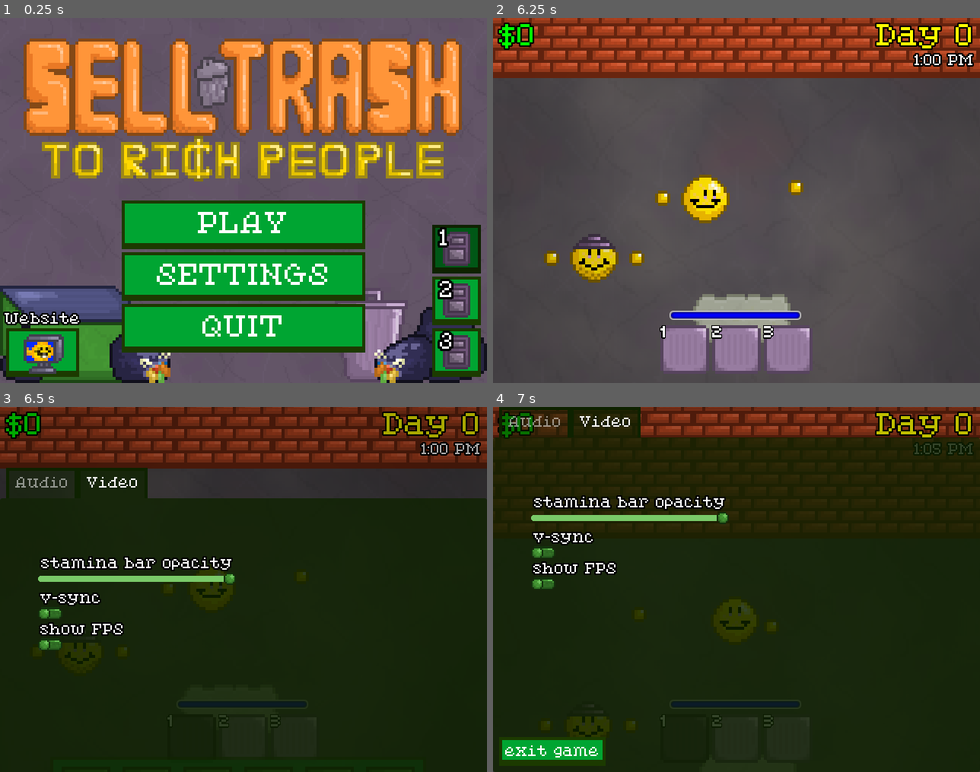
Above: before the commit, frames 1-4 (two rows, left to right).
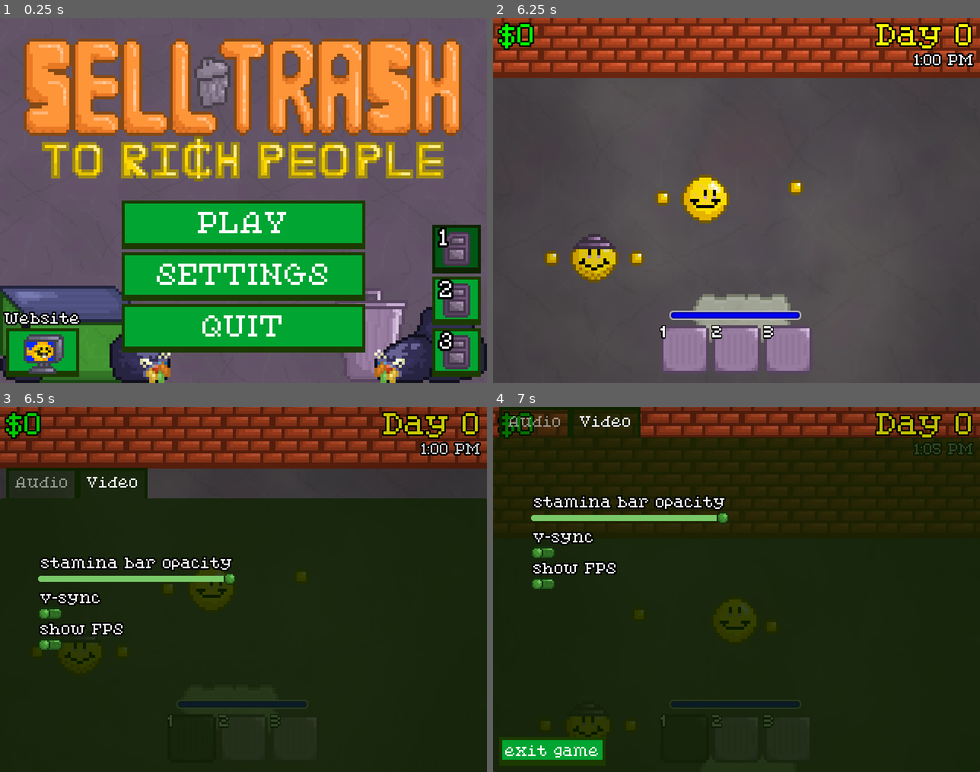
Above: after the commit, the same moments.

Repository: goobdevTM/MONEYvidoegame
Game: Godot game, scene res://scenes/titlescreen.tscn
Same seed, same stepped clock (60 frames per second), same inputs: the game is played once before the commit and once after it.
Inputs (mouse positions are in pixels of both pictures, inside the frame that each line leads up to):
- Up to frame 1 (0.25 s): no input
- Up to frame 2 (6.25 s): click "[center]Website" at 0.5 s; click "PLAY" at 1.25 s; tap Enter (enter) at 2, 5.3, 5.85 s; move the mouse to (712, 273) at 2.02 s; hold W (up) 2.03-3.53 s; tap 1 (1) at 2.1 s; click (712, 273) at 2.17 s; tap 2 (2) at 2.3, 2.85 s; move the mouse to (882, 255) at 2.77 s; tap 4 (4) at 3.05, 3.6 s; move the mouse to (590, 145) at 3.52 s; hold A (left) 3.53-5.03 s; tap 5 (5) at 3.8, 4.35 s; move the mouse to (760, 200) at 4.27 s; click (760, 200) at 4.42 s; tap 8 (8) at 4.55, 5.1 s; move the mouse to (663, 109) at 5.02 s; hold S (down) 5.03-5.78 s; tap H (help) at 5.65 s; move the mouse to (843, 182) at 5.77 s; hold D (right) from 5.78 s (still down); tap E (pickup) at 6.05 s
- Up to frame 3 (6.5 s): keep holding D (right); tap Escape (settings) at 6.4 s
- Up to frame 4 (7 s): move the mouse to (639, 607) at 6.52 s; release D (right) at 6.53 s; hold W (up) from 6.53 s (still down); tap E (pickup) at 6.6 s; click (639, 607) at 6.67 s; tap 1 (1) at 6.8 s

Frames 1-2 are identical in both runs. In frame 3, 2.9% of the frame differs, in the area x 0-100%, y 0-15%; in frame 4, nothing differs.

Commit message:
ghggrefgh

Diff:
--- a/scripts/settings.gd
+++ b/scripts/settings.gd
@@ -36,37 +36,38 @@
 	hide()
 
 func _process(delta: float) -> void:
-	if not Globals.in_storage and not Globals.in_smellizon:
-		if Input.is_action_just_pressed("settings"):
-			Globals.in_settings = not Globals.in_settings
-			if Globals.in_settings:
-				open()
-			else:
-				close()
+	if Input.is_action_just_pressed("settings"):
+		Globals.in_settings = not Globals.in_settings
+		if Globals.in_settings:
+			open()
+		else:
+			close()
 
 func open() -> void:
-	Globals.in_settings = true
-	music.play()
-	get_tree().paused = true
-	control.position = Vector2(0,480)
-	bg.modulate.a = 0
-	show()
-	var tween : Tween = create_tween()
-	tween.set_parallel()
-	tween.tween_property(bg, "modulate", Color(0.0, 0.0, 0.0, 0.251), 0.1)
-	tween.tween_property(control, "position", Vector2(0,0), 0.1)
+	if not Globals.in_smellizon and not Globals.in_storage:
+		Globals.in_settings = true
+		music.play()
+		get_tree().paused = true
+		control.position = Vector2(0,480)
+		bg.modulate.a = 0
+		show()
+		var tween : Tween = create_tween()
+		tween.set_parallel()
+		tween.tween_property(bg, "modulate", Color(0.0, 0.0, 0.0, 0.251), 0.1)
+		tween.tween_property(control, "position", Vector2(0,0), 0.1)
 
 func close() -> void:
-	Globals.in_settings = false
-	music.stop()
-	show()
-	var tween : Tween = create_tween()
-	tween.set_parallel()
-	tween.tween_property(bg, "modulate", Color(0.0, 0.0, 0.0, 0.0), 0.1)
-	tween.tween_property(control, "position", Vector2(0,480), 0.1)
-	await tween.finished
-	hide()
-	get_tree().paused = false
+	if not Globals.in_smellizon and not Globals.in_storage:
+		Globals.in_settings = false
+		music.stop()
+		var tween : Tween = create_tween()
+		tween.set_parallel()
+		tween.tween_property(bg, "modulate", Color(0.0, 0.0, 0.0, 0.0), 0.1)
+		tween.tween_property(control, "position", Vector2(0,480), 0.1)
+		await tween.finished
+		hide()
+		if not Globals.in_smellizon and not Globals.in_storage:
+			get_tree().paused = false
 
 
 
--- a/scripts/storage_gui.gd
+++ b/scripts/storage_gui.gd
@@ -76,7 +76,6 @@
 	music.stop()
 	if Globals.selected_slot >= Globals.inventory_slots:
 		Globals.selected_slot = 0
-	show()
 	inventory.h_box_container.show()
 	var tween : Tween = create_tween()
 	tween.set_parallel()
--- a/scripts/upgrade_button.gd
+++ b/scripts/upgrade_button.gd
@@ -9,13 +9,11 @@
 @onready var description_text: RichTextLabel = $"../Button3/Description"
 @onready var cost_text: RichTextLabel = $"../Button3/Cost"
 @onready var money: RichTextLabel = $"../../Money"
+@onready var upgrade_menu: CanvasLayer = $"../../.."
 
 func _ready() -> void:
 	money.text = "[right]$" + str(int(Globals.money))
-	if Globals.upgrades[upgrade].has("upgrade_amount"): #add
-		cost = int(Globals.upgrades[upgrade]["base_cost"] + (Globals.upgrades[upgrade]["upgrade_amount"] * Globals.upgrades[upgrade]["times_upgraded"]))
-	else: #multiply
-		cost = int(Globals.upgrades[upgrade]["base_cost"] * (Globals.upgrades[upgrade]["upgrade_multiplier"] * Globals.upgrades[upgrade]["times_upgraded"]))
+	cost = int(Globals.upgrades[upgrade]["base_cost"] * (Globals.upgrades[upgrade]["cost_multiplier"] * (Globals.upgrades[upgrade]["times_upgraded"] + 1)))
 	sprite.texture = Globals.upgrades[upgrade]["texture"]
 	name_text.text = Globals.upgrades[upgrade]["name"]
 	description_text.text = Globals.upgrades[upgrade]["description"]
@@ -30,7 +28,10 @@
 		if Globals.upgrades[upgrade].has("upgrade_amount"):
 			Globals.upgrades[upgrade]["var"] += Globals.upgrades[upgrade]["upgrade_amount"]
 		else:
-			Globals.upgrades[upgrade]["var"] *= Globals.upgrades[upgrade]["upgrade_amount"]
+			Globals.upgrades[upgrade]["var"] *= Globals.upgrades[upgrade]["upgrade_multiplier"]
+		Globals.upgrades[upgrade]["times_upgraded"] += 1
 	else:
 		piano_slam.play()
+	upgrade_menu.set_buttons()
+
 	_ready()
--- a/scripts/upgrade_menu.gd
+++ b/scripts/upgrade_menu.gd
@@ -14,13 +14,20 @@
 func _ready() -> void:
 	set_buttons()
 
+func _process(delta: float) -> void:
+	if Globals.in_smellizon:
+		if Input.is_action_just_pressed("settings"):
+			close()
+
 func set_buttons():
 	for i in h_box_container.get_children():
 		var upgrade: int = randi_range(0, len(Globals.upgrades) - 1)
 
 		i.upgrade = upgrade
+		i._ready()
 
 func open() -> void:
+	money.text = "[right]$" + str(int(Globals.money))
 	music.play()
 	if Globals.in_settings:
 		Globals.in_settings = false
@@ -46,9 +53,9 @@
 	var tween : Tween = create_tween()
 	tween.tween_property(panel, "modulate", Color(0.0, 0.0, 0.0, 0.0), 0.1)
 
+	await tween.finished
+	get_tree().paused = false
 	hide()
-	get_tree().paused = false
-
 
 func _on_reload_pressed() -> void:
 	if Globals.money >= reload_cost:
